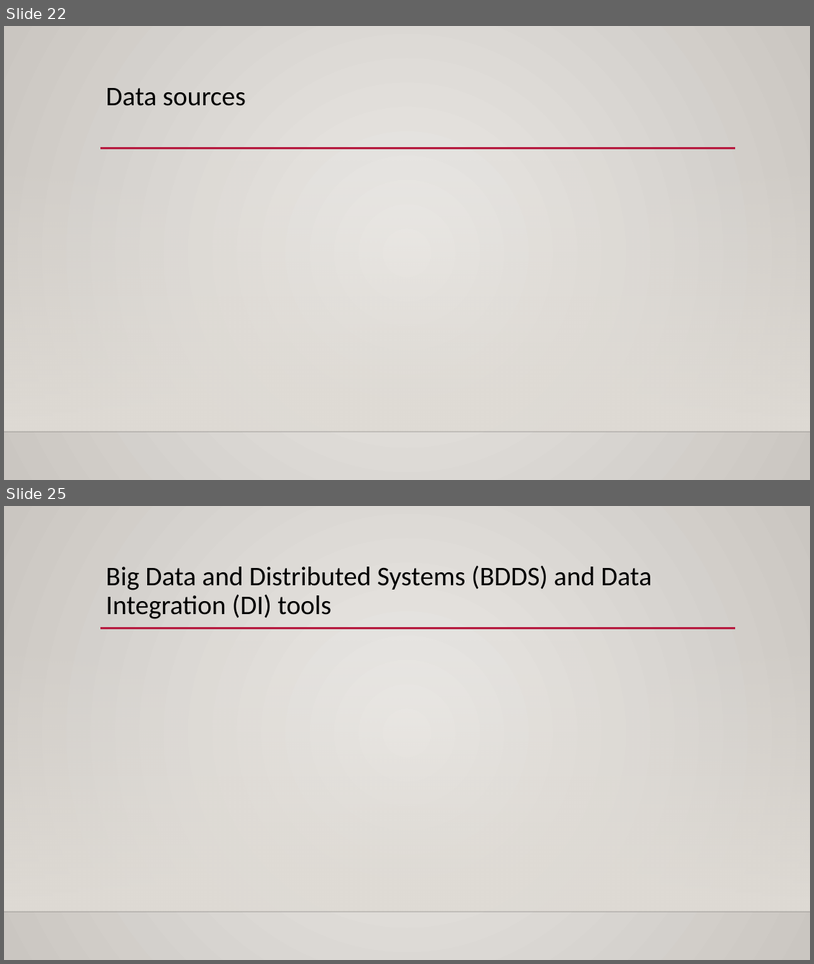
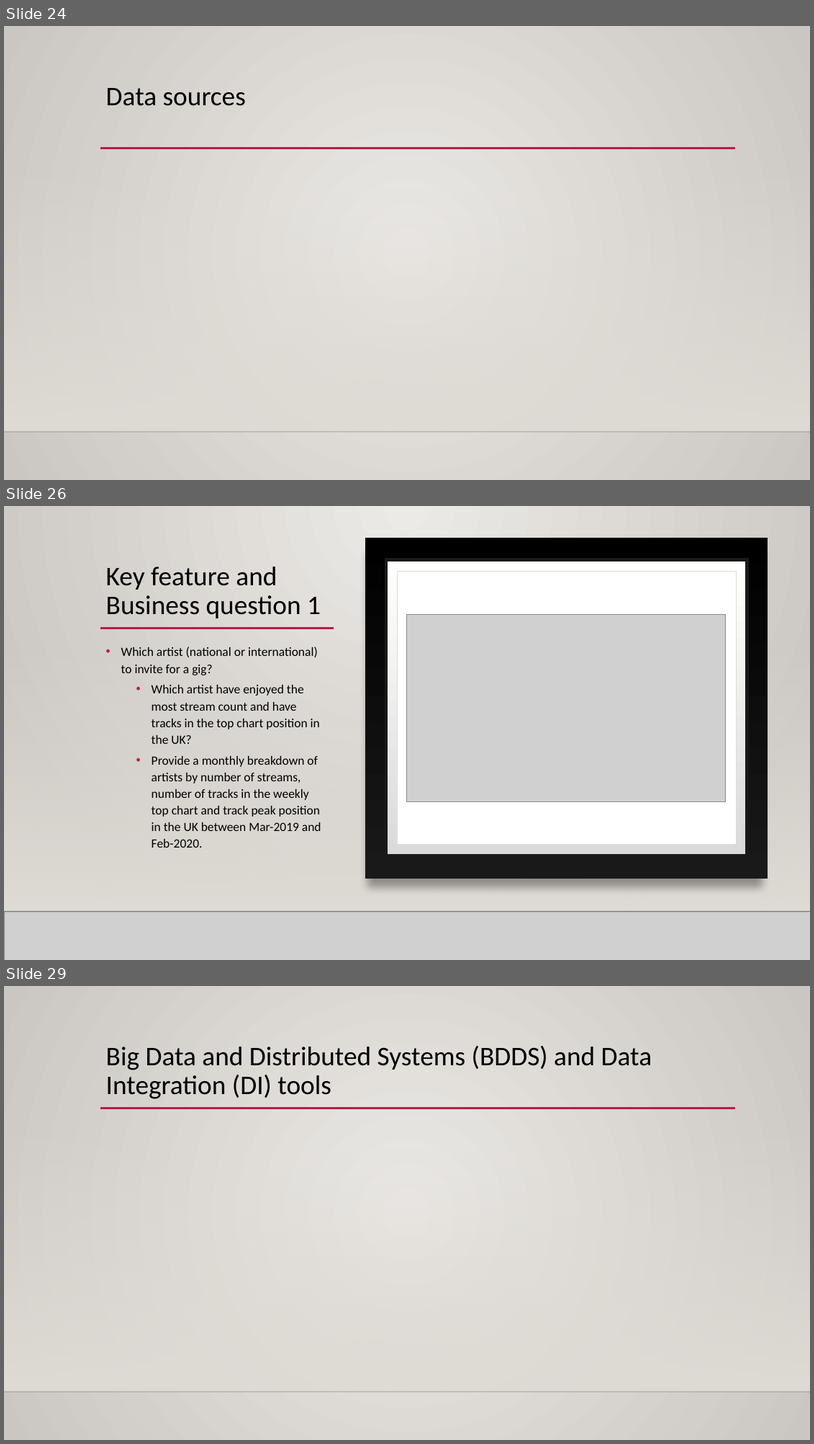
Before and after one commit to mahyarshu/Gigalytics, a slide deck: documents/Presentation/Innovators.pptx. Shown one above the other, each under a label of ours: slides 22 and 25 before the commit, slides 24, 26 and 29 after it; the slides between them are not shown. The pictures are 814x964 and 814x1444 pixels, drawn with LibreOffice and Linux fonts; fonts in the diff are those of the drawing; grey boxes stand for pictures; background and template pictures are left out. Boxes give left, top, right and bottom in pixels: in the first picture for what was removed or moved away, otherwise in the second. Text is boxed around its words. In the diff, an @@ line names an element or a change of style, - is before the commit and + after.

```diff
--- a/documents/Presentation/Innovators.pptx
+++ b/documents/Presentation/Innovators.pptx
@@ slide 26 added at [4,506,810,960], background gradient #ECEAE7 to #CAC7C1; not listed: 3 template elements that a slide beside it also shows @@
@@ rectangle added at [4,506,810,960], fill gradient #ECEAE7 to #CAC7C1 @@
@@ rectangle added at [365,538,768,879], fill gradient #000001 to #191919 @@
@@ title added at [106,566,321,618], 32 pt, text #000000 @@
+Key feature and Business question 1
@@ rectangle added at [386,560,748,855], fill gradient #DADADA to #FFFFFE, outline #191919 4 pt @@
@@ rectangle added at [397,571,737,844], fill #FFFFFF, outline #DFDBD5 0.5 pt @@
@@ line added from (100, 628) to (334, 628), #B71E42 2.5 pt @@
@@ picture added at [407,614,725,802] @@
@@ rectangle added at [4,640,810,911], fill gradient #DFDBD5 @@
@@ text added at [121,646,322,847], 15 pt, text #000000 @@
+• Which artist (national or international) to invite for a gig?
+  • Which artist have enjoyed the most stream count and have tracks in the top chart position in the UK?
+  • Provide a monthly breakdown of artists by number of streams, number of tracks in the weekly top chart and track peak position in the UK between Mar-2019 and Feb-2020.
@@ picture added at [4,911,810,960] @@
@@ line added from (4, 911) to (810, 911), #000001 1 pt @@
@@ what was slide 22 is now slide 24 @@
@@ what was slide 25 is now slide 29 @@
```
Also in this commit, not shown: 6 slides changed, 9 other slides added, 2 slides removed.
